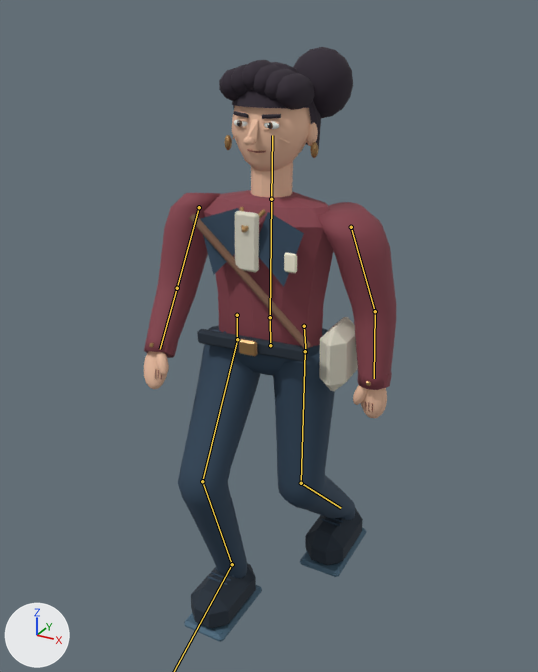
Two versions of the glTF model public/assets/theater/witness.glb, one commit apart.
Camera for both pictures: a 50 mm lens placed at (0.957, -1.788, 1.859), pointed at (-0.044, 0.033, 0.949). Arrows for +X, +Y and +Z are at lower left; the lights stay in place. The first picture is the older version. Both versions are drawn at frame 5 of the action 'Walk'; the numbers are the values there. The bones that change, and the others that lie on the model, are drawn over the model as lines.

The first picture shows 'witness_skinned_mesh'.
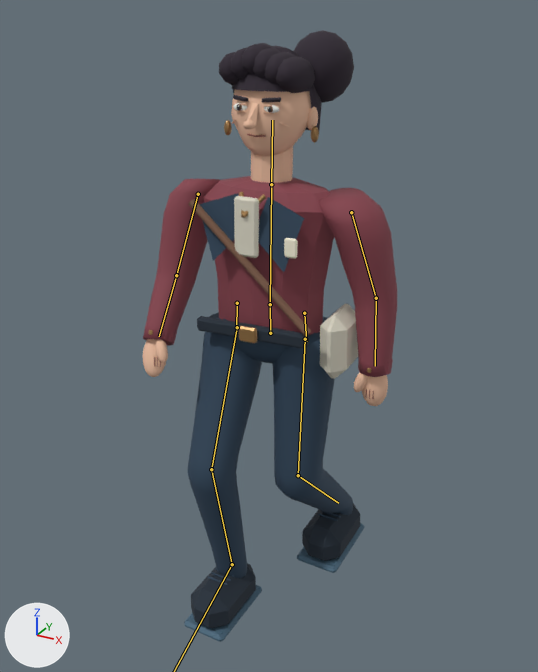
What the commit changed:
Bone 'Hips' (bone_hips) moves from (-0.02, -0.024, 0.0) to (-0.02, 0.016, 0.0).
Bone 'Thigh.L' (bone_thigh_l) turns from (-10, 2, 1) to (-3, 2, 1) degrees about its own x, y and z.
Bone 'Shin.L' (bone_shin_l) turns from (7, 1, 0) to (-7, 1, 0) degrees about its own x, y and z.
Bone 'Foot.L' (bone_foot_l) turns from (3, -1, 0) to (10, -1, 0) degrees about its own x, y and z.
Bone 'Thigh.R' (bone_thigh_r) turns from (17, 3, 1) to (14, 3, 1) degrees about its own x, y and z.
Bone 'Shin.R' (bone_shin_r) turns from (8, 1, 0) to (10, 1, 0) degrees about its own x, y and z.

What differs and where, as boxes (x1, y1, x2, y2) in the pictures (538 x 672 px):
'witness_skinned_mesh', posed: before (144, 47, 396, 642); after (143, 30, 397, 642)
bone 'Hips', root to tip: before (270, 345) to (270, 317); after (270, 333) to (270, 304)
bone 'Thigh.L', root to tip: before (237, 339) to (202, 481); after (237, 327) to (211, 469)
bone 'Shin.L', root to tip: before (202, 481) to (232, 564); after (211, 469) to (232, 564)
bone 'Thigh.R', root to tip: before (305, 351) to (301, 483); after (305, 339) to (298, 475)
bone 'Shin.R', root to tip: before (301, 483) to (341, 508); after (298, 475) to (338, 503)
